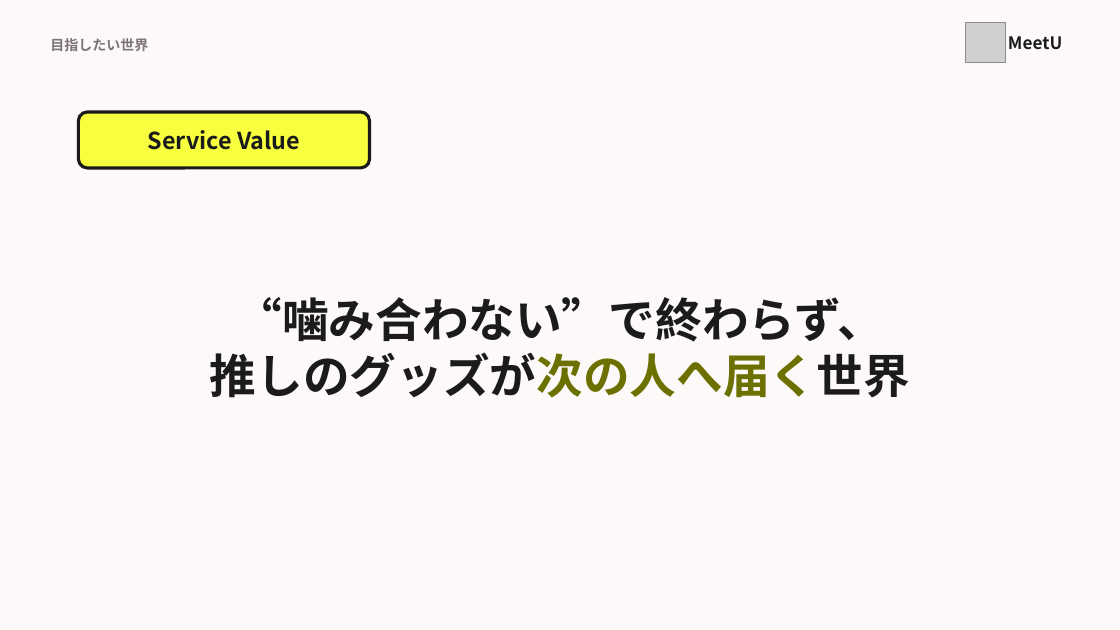
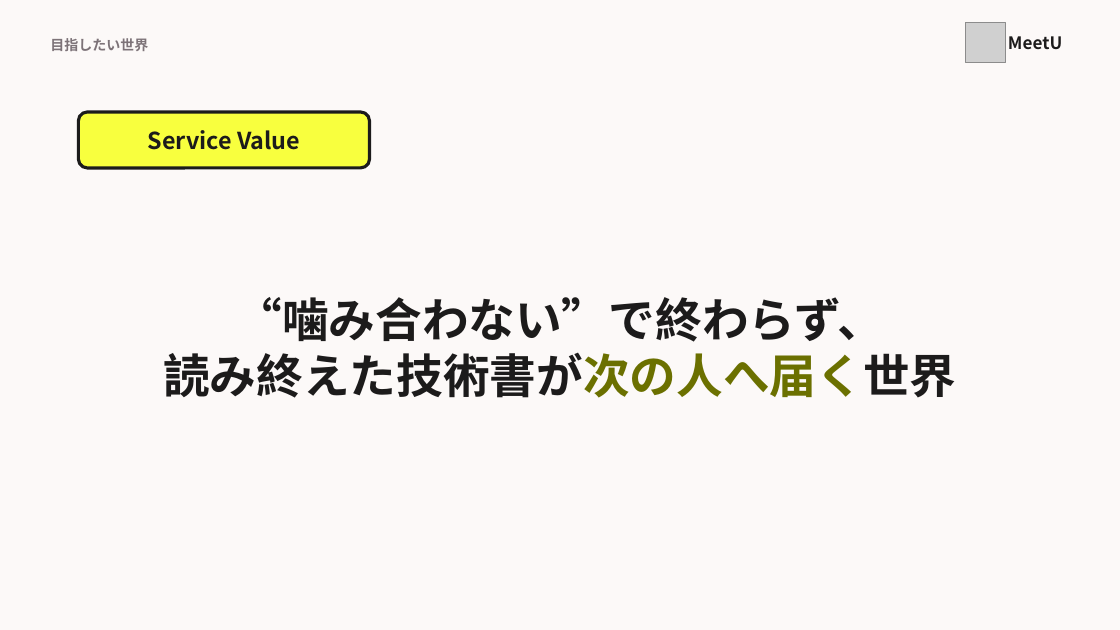
Before and after one commit to MurakamiHonami/MeetU, a slide deck: slide 12 of slide/MeetU_pitch.pptx. Drawn at 1120x630 pixels with LibreOffice and Linux fonts; fonts in the diff are those of the drawing; grey boxes stand for pictures. Boxes give left, top, right and bottom in pixels: in the first picture for what was removed or moved away, otherwise in the second. Text is boxed around its words. In the diff, an @@ line names an element or a change of style, - is before the commit and + after.

```diff
--- a/slide/MeetU_pitch.pptx
+++ b/slide/MeetU_pitch.pptx
@@ text at (x1=163, y1=352, x2=956, y2=398): text changed @@
-推しのグッズが次の人へ届く世界
+読み終えた技術書が次の人へ届く世界
```
Also in this commit, not shown: 13 other slides changed, 10 other files.
